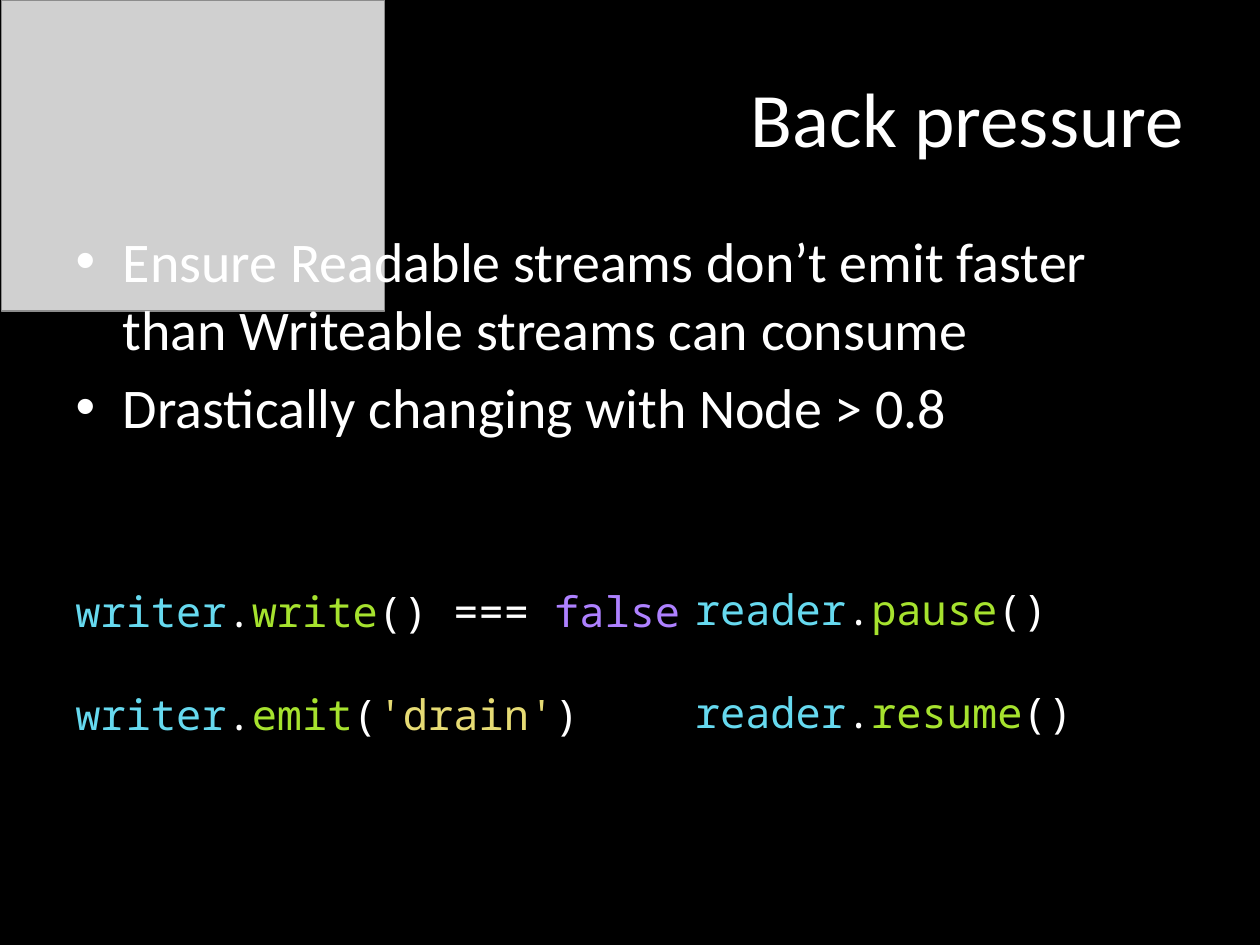
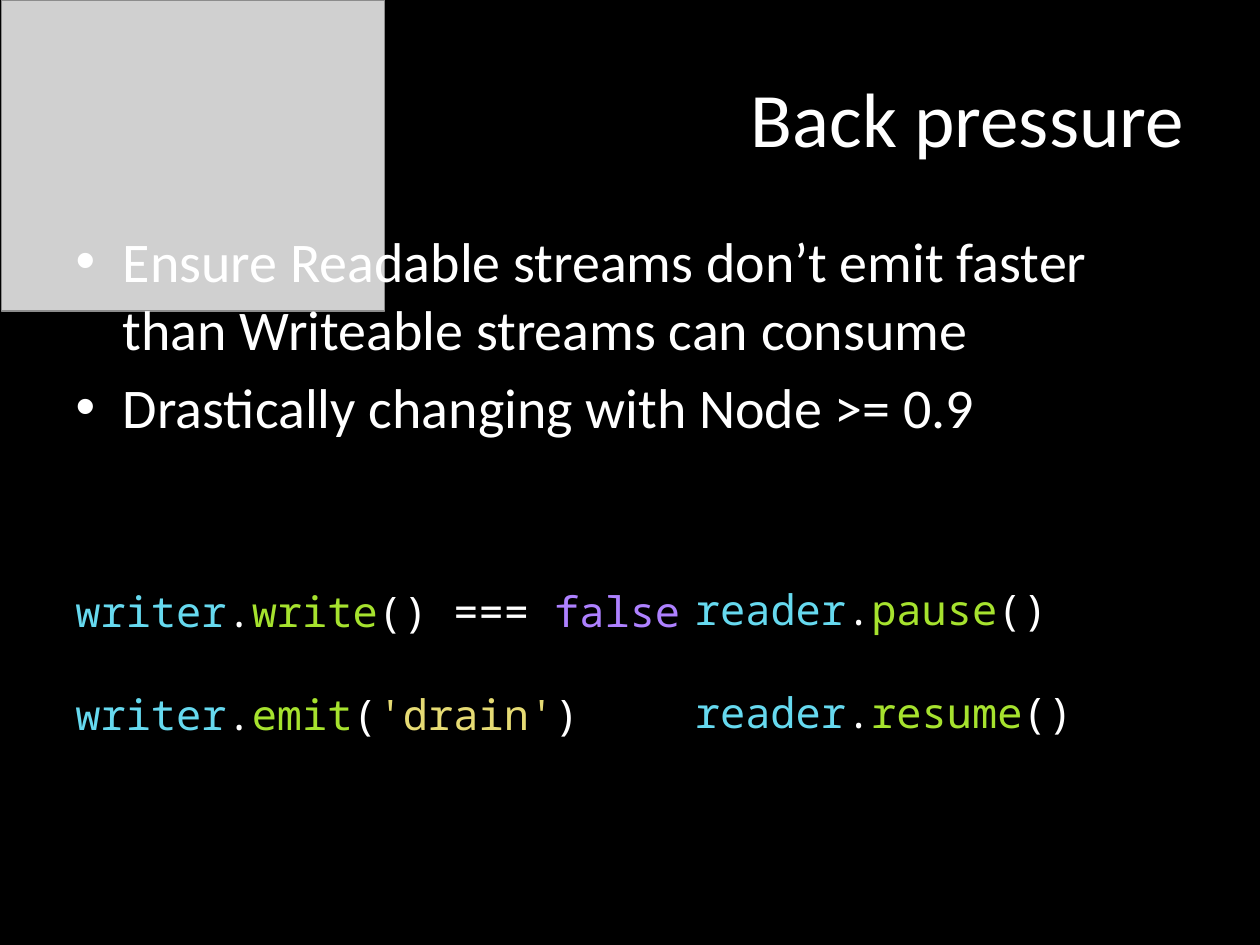
Before and after one commit to mattpodwysocki/SDC2013, a slide deck: slide 19 of SDC2013.pptx (slide 15 before the commit). Drawn at 1260x945 pixels with LibreOffice and Linux fonts; fonts in the diff are those of the drawing; grey boxes stand for pictures. Boxes give left, top, right and bottom in pixels: in the first picture for what was removed or moved away, otherwise in the second. Text is boxed around its words. In the diff, an @@ line names an element or a change of style, - is before the commit and + after.

```diff
--- a/SDC2013.pptx
+++ b/SDC2013.pptx
@@ text at (123,389,974,438): text changed @@
-• Drastically changing with Node > 0.8
+• Drastically changing with Node >= 0.9
```
Also in this commit, not shown: 17 other slides changed, 7 slides added, 3 other files.
